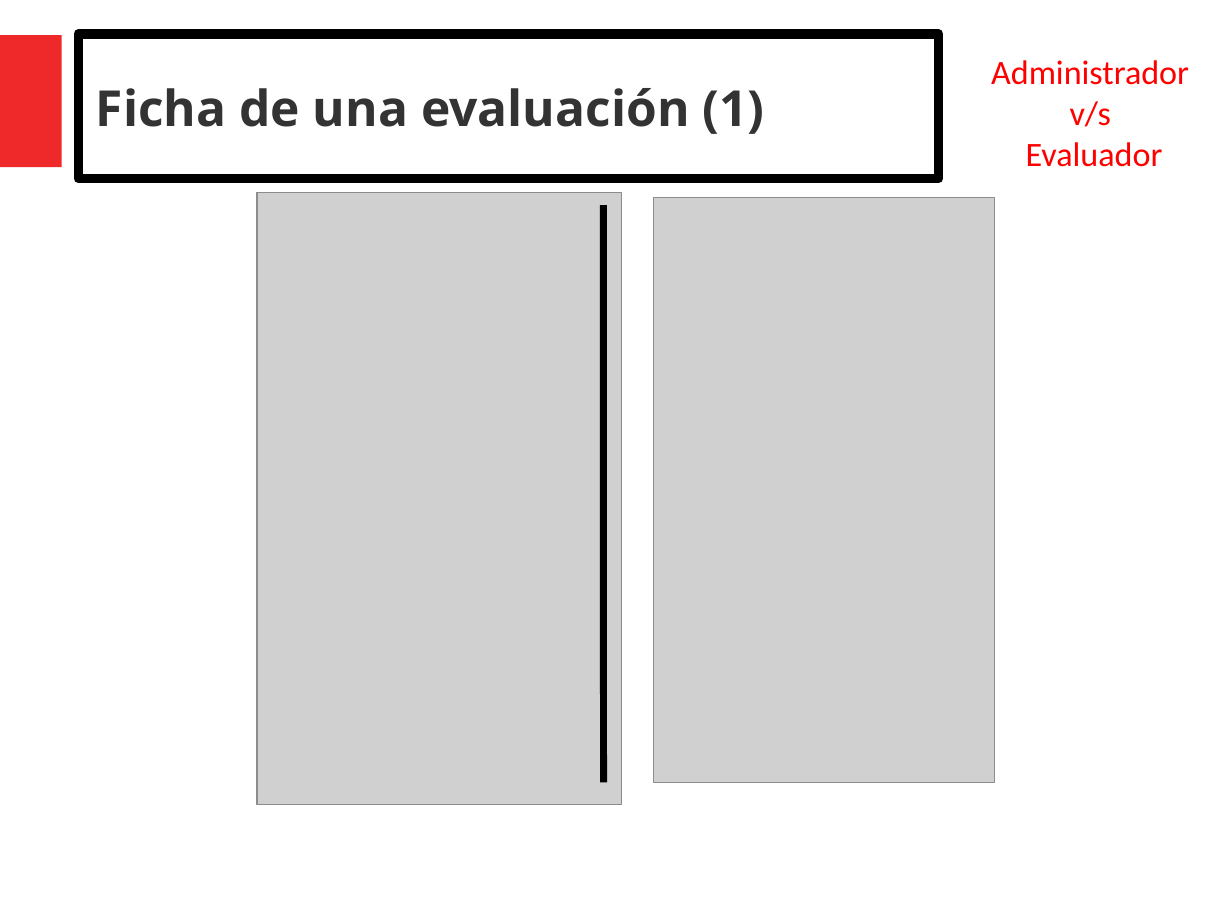
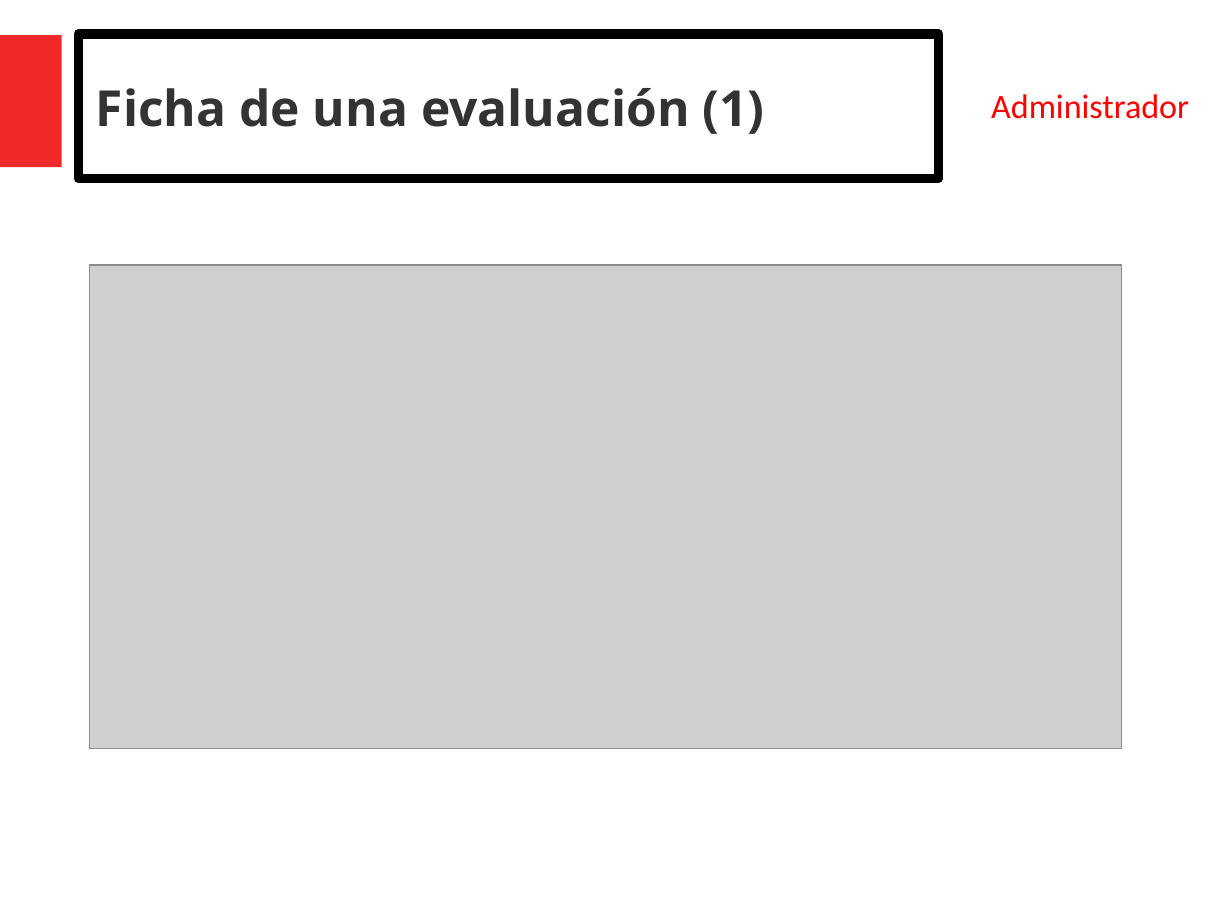
Before and after one commit to DCC-CC4401/2019-1-Grupo-13, a slide deck: slide 5 of presentaciones/presentacion-tarea2/presentacion.pptx (slide 6 before the commit). Drawn at 1232x924 pixels with LibreOffice and Linux fonts; fonts in the diff are those of the drawing; grey boxes stand for pictures. Boxes give left, top, right and bottom in pixels: in the first picture for what was removed or moved away, otherwise in the second. Text is boxed around its words. In the diff, an @@ line names an element or a change of style, - is before the commit and + after.

Commit message:
screenshots y presentacion tarea2

```diff
--- a/presentaciones/presentacion-tarea2/presentacion.pptx
+++ b/presentaciones/presentacion-tarea2/presentacion.pptx
@@ text at [1026, 101, 1163, 167]: paragraphs removed @@
-v/s
-Evaluador
@@ picture removed at [257, 192, 622, 805] @@
@@ line removed from (604, 206) to (604, 783) @@
@@ picture removed at [654, 198, 995, 783] @@
@@ picture added at [89, 265, 1122, 749] @@
```
Also in this commit, not shown: 9 other slides changed, 1 slide removed, 24 other files.
